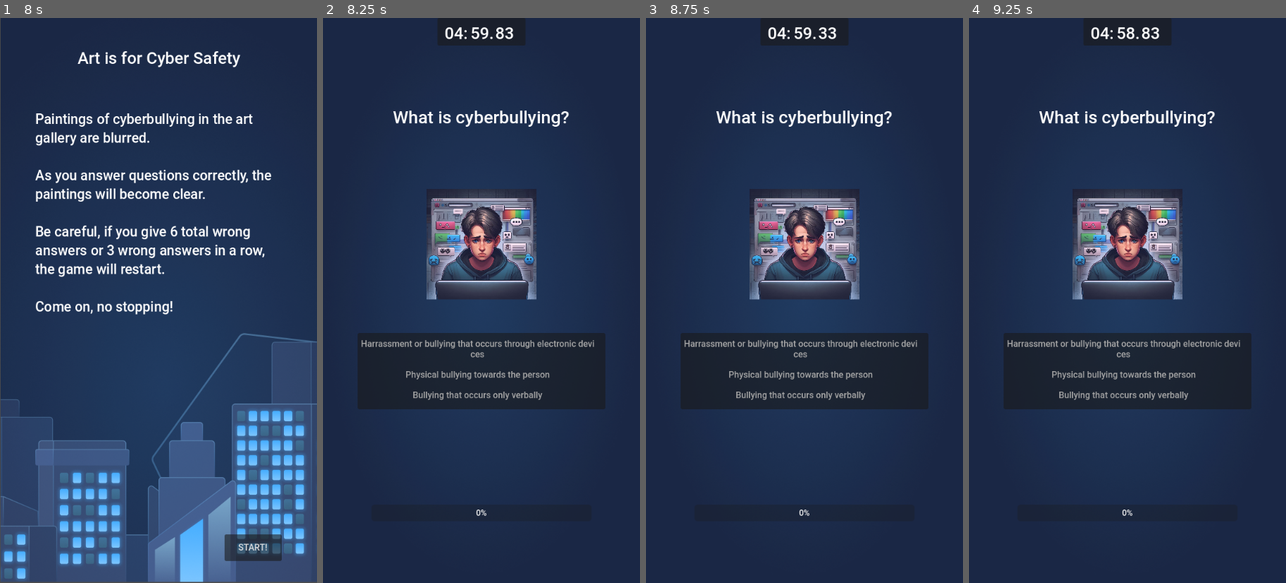
Above: before the commit, frames 1-4 (left to right).
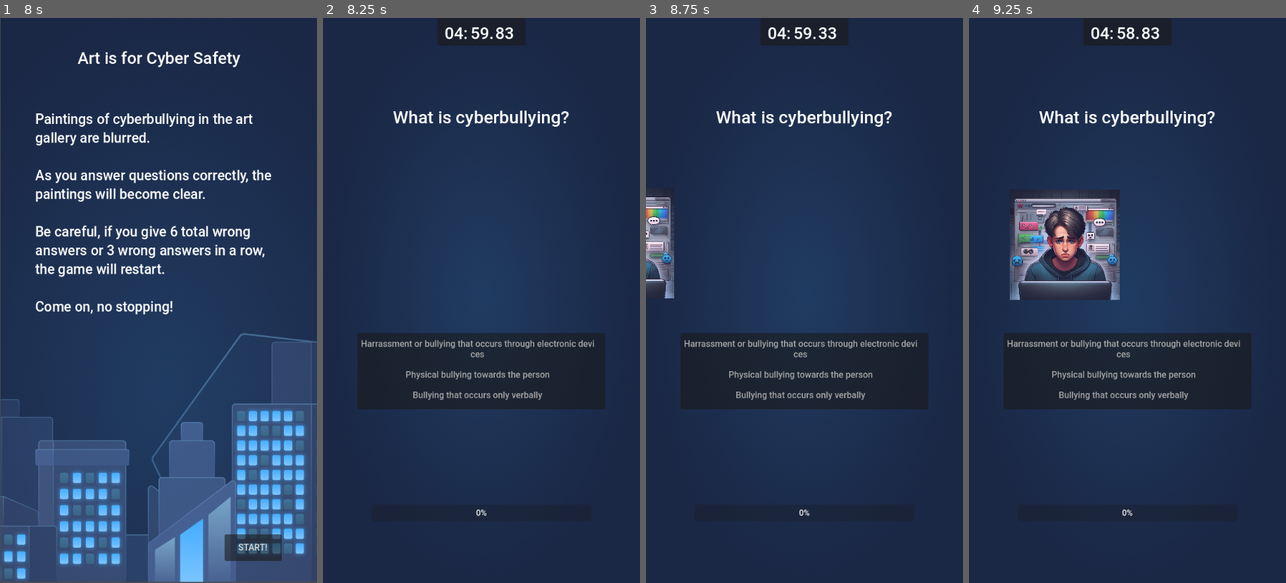
Above: after the commit, the same moments.

Repository: eyubious/cyberland-godot
Game: Godot game, scene res://start_seq/start_page.tscn
Two runs of this game, one before a commit and one after it. Both use one fixed random seed, a clock stepped at 60 frames per second and the inputs below. Video files are missing from this copy of the repository; at most half a second of black plays in their place.
Inputs:
- Up to frame 1 (8 s): click "<< Start >>" at 0.5 s; click "Cyberland" at 1.25 s; click "Map" at 2 s; click "Files" at 2.75 s; click "Map" at 3.5 s; click "Collections" at 4.25 s; click "Map" at 5 s; click "Locked" at 5.75 s; click "1" at 6.5 s; click "Play Game!" at 7.25 s
- Up to frame 2 (8.25 s): click "START!" at 8 s
- Up to frame 3 (8.75 s): no input
- Up to frame 4 (9.25 s): no input

Frame 1 is identical in both runs. In frame 2, 5.6% of the frame differs, in the area x 32-68%, y 30-50%; in frame 3, 6.9%; in frame 4, 8.3%, in the area x 12-68%, y 30-50%.

Commit message:
animation behavior incomplete

Diff:
--- a/Missions/mission_1/mission_1_game/play_game.gd
+++ b/Missions/mission_1/mission_1_game/play_game.gd
@@ -18,6 +18,7 @@
 @onready var displayAnswerChoices = $VBoxContainer/answerChoices
 @onready var message = $message
 @onready var healthBar = $VBoxContainer/progressBar
+@onready var imageBackground = $VBoxContainer/galleryImageBackground
 @onready var image = $VBoxContainer/galleryImage
 
 # Called when the node enters the scene tree for the first time.
@@ -62,7 +63,7 @@
 	displayAnswerChoices.clear()
 	item = dict[item_index]
 	image.texture = load(item.image)
-	image.show()
+	$VBoxContainer/galleryImage/AnimationPlayer.play()
 	displayQuestion.text = item.question
 	var answers = item.answers
 	for answer in answers:
--- a/Missions/mission_1/mission_1_game/play_game.tscn
+++ b/Missions/mission_1/mission_1_game/play_game.tscn
@@ -1,7 +1,44 @@
-[gd_scene load_steps=3 format=3 uid="uid://bch8pte3mb73t"]
+[gd_scene load_steps=6 format=3 uid="uid://bch8pte3mb73t"]
 
 [ext_resource type="Script" path="res://Missions/mission_1/mission_1_game/play_game.gd" id="1_te8np"]
 [ext_resource type="Texture2D" uid="uid://rs1mwl578p5e" path="res://Images/general_background_center_shine.png" id="2_csba5"]
+
+[sub_resource type="Animation" id="Animation_5j343"]
+resource_name = "artAnimation"
+length = 1.5
+tracks/0/type = "value"
+tracks/0/imported = false
+tracks/0/enabled = true
+tracks/0/path = NodePath(".:position")
+tracks/0/interp = 1
+tracks/0/loop_wrap = true
+tracks/0/keys = {
+"times": PackedFloat32Array(0.469956, 1.42387),
+"transitions": PackedFloat32Array(1, 1),
+"update": 0,
+"values": [Vector2(-236, 307), Vector2(188, 312)]
+}
+
+[sub_resource type="Animation" id="Animation_xweko"]
+length = 0.001
+tracks/0/type = "value"
+tracks/0/imported = false
+tracks/0/enabled = true
+tracks/0/path = NodePath(".:position")
+tracks/0/interp = 1
+tracks/0/loop_wrap = true
+tracks/0/keys = {
+"times": PackedFloat32Array(0),
+"transitions": PackedFloat32Array(1),
+"update": 0,
+"values": [Vector2(-236, 307)]
+}
+
+[sub_resource type="AnimationLibrary" id="AnimationLibrary_jy7op"]
+_data = {
+"RESET": SubResource("Animation_xweko"),
+"artAnimation": SubResource("Animation_5j343")
+}
 
 [node name="play_game" type="Node2D"]
 script = ExtResource("1_te8np")
@@ -78,6 +115,20 @@
 size_flags_vertical = 4
 expand_mode = 1
 
+[node name="AnimationPlayer" type="AnimationPlayer" parent="VBoxContainer/galleryImage"]
+autoplay = "artAnimation"
+libraries = {
+"": SubResource("AnimationLibrary_jy7op")
+}
+
+[node name="galleryImageBackground" type="TextureRect" parent="VBoxContainer"]
+visible = false
+custom_minimum_size = Vector2(200, 200)
+layout_mode = 2
+size_flags_horizontal = 4
+size_flags_vertical = 4
+expand_mode = 1
+
 [node name="answerChoices" type="ItemList" parent="VBoxContainer"]
 custom_minimum_size = Vector2(450, 100)
 layout_mode = 2
